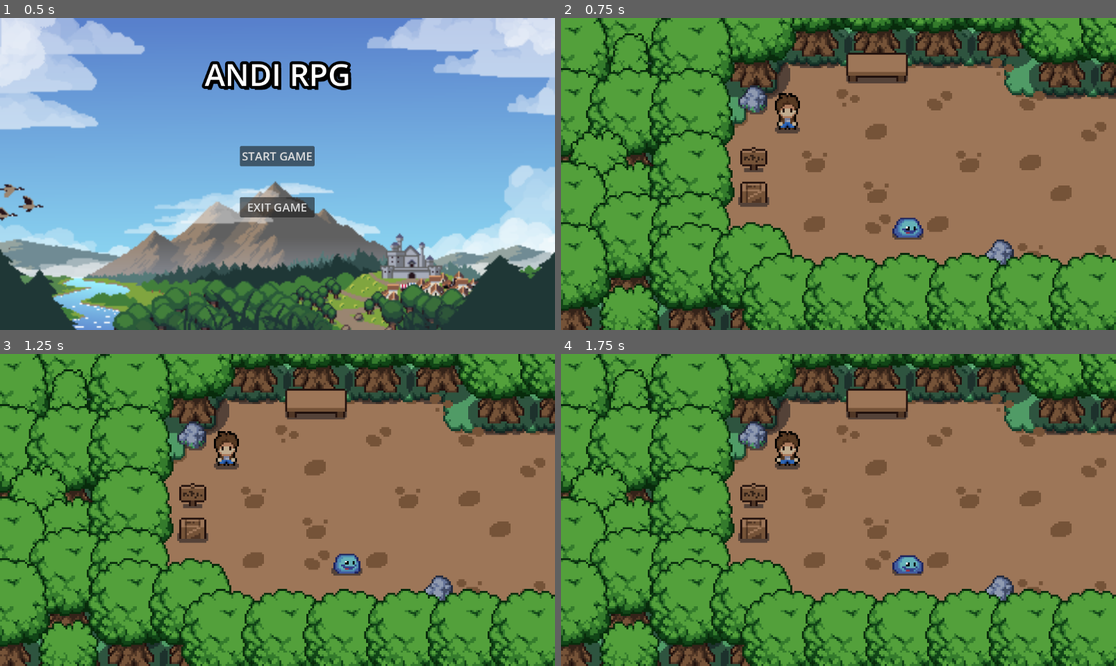
Above: before the commit, frames 1-4 (two rows, left to right).
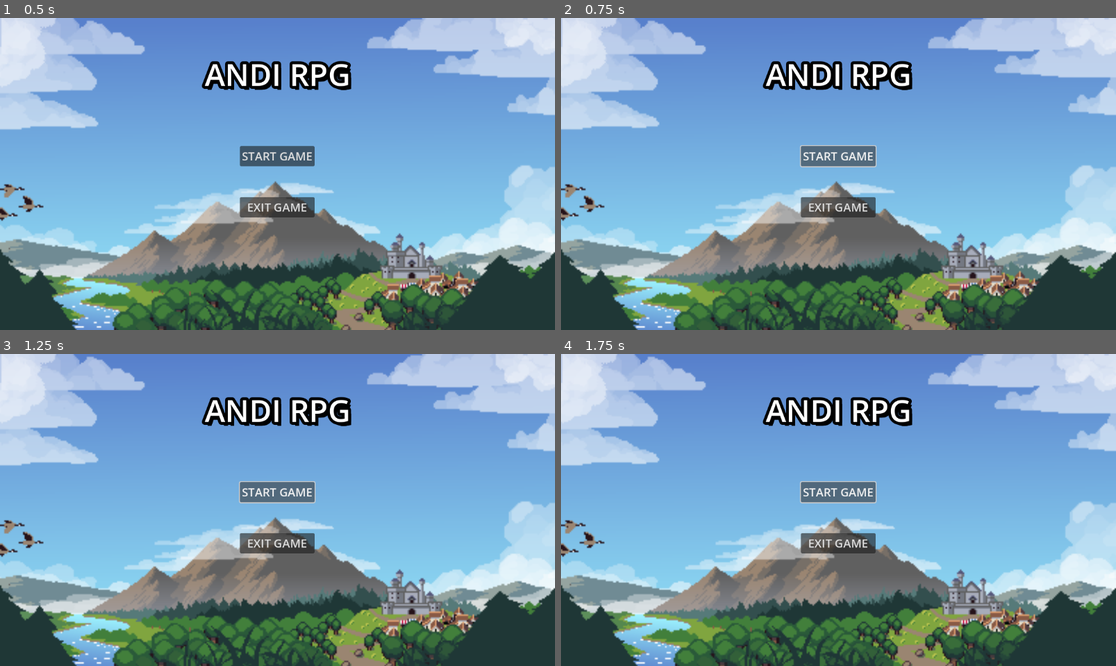
Above: after the commit, the same moments.

Repository: HardCodedCoder/Andi-RPG
Game: Godot game, scene res://mainmenu/main_menu.tscn
The game is run twice, just before and just after one commit, with the same random seed, the same clock (stepped at 60 frames per second) and the same inputs. Sound files missing from this copy of the repository are replaced by a short silence.
Inputs (mouse positions are in pixels of both pictures, inside the frame that each line leads up to):
- Up to frame 1 (0.5 s): no input
- Up to frame 2 (0.75 s): click "START GAME" at 0.5 s
- Up to frame 3 (1.25 s): no input
- Up to frame 4 (1.75 s): click (838, 491) at 1.25 s, where only the run after the commit has a clickable "START GAME"

Frame 1 is identical in both runs. In frame 2, 99% of the frame differs, in the area x 0-100%, y 0-100%; in frame 3, 99%; in frame 4, 99%.

Commit message:
added music and art

Diff:
--- a/mainmenu/main_menu.gd
+++ b/mainmenu/main_menu.gd
@@ -7,14 +7,21 @@
 
 @onready var exit_button = $MarginContainer/HBoxContainer/VBoxContainer/ExitButton as Button
 @onready var start_level = preload("res://scenes/start_scene.tscn") as PackedScene
-
+@onready var title_music = $title_music as AudioStreamPlayer
+@onready var start_game = $start_game as AudioStreamPlayer2D
 
 func _ready():
 	start_button.button_down.connect(on_start_pressed)
 	exit_button.button_down.connect(on_exit_pressed)
 
+	if title_music.stream:
+		title_music.stream.loop = true
+	title_music.play()
 
 func on_start_pressed() -> void:
+	title_music.stop()
+	start_game.play()
+	await start_game.finished
 	get_tree().change_scene_to_packed(start_level)
 
 func on_exit_pressed() -> void:
--- a/mainmenu/main_menu.tscn
+++ b/mainmenu/main_menu.tscn
@@ -1,7 +1,9 @@
-[gd_scene load_steps=5 format=3 uid="uid://2noadbikimiy"]
+[gd_scene load_steps=7 format=3 uid="uid://2noadbikimiy"]
 
 [ext_resource type="Texture2D" uid="uid://dpx0pajpr7e08" path="res://art/backround/menu_backround.png" id="1_tna6q"]
 [ext_resource type="Script" path="res://mainmenu/main_menu.gd" id="1_vpxmv"]
+[ext_resource type="AudioStream" uid="uid://c7tf0qwongs8w" path="res://music/title_music.mp3" id="3_1exie"]
+[ext_resource type="AudioStream" uid="uid://dy8iw1pmdei25" path="res://music/start_game.mp3" id="4_s0sci"]
 
 [sub_resource type="SystemFont" id="SystemFont_kgwl7"]
 font_names = PackedStringArray("Impact")
@@ -88,3 +90,12 @@
 theme_override_fonts/font = SubResource("SystemFont_fxdgq")
 theme_override_font_sizes/font_size = 24
 text = "EXIT GAME"
+
+[node name="title_music" type="AudioStreamPlayer" parent="."]
+stream = ExtResource("3_1exie")
+volume_db = -16.37
+autoplay = true
+
+[node name="start_game" type="AudioStreamPlayer2D" parent="."]
+stream = ExtResource("4_s0sci")
+pitch_scale = 0.61
--- a/project.godot
+++ b/project.godot
@@ -18,6 +18,7 @@
 [autoload]
 
 global="*res://scripts/global.gd"
+BackgroundMusic="*res://scenes/background_music.tscn"
 
 [dotnet]
 
--- /dev/null
+++ b/scenes/background_music.tscn
@@ -0,0 +1,6 @@
+[gd_scene load_steps=2 format=3 uid="uid://cur3hhd3sx1x0"]
+
+[ext_resource type="Script" path="res://scripts/background_music.gd" id="1_xuhml"]
+
+[node name="background_music" type="AudioStreamPlayer"]
+script = ExtResource("1_xuhml")
--- /dev/null
+++ b/scenes/boss.tscn
@@ -0,0 +1,242 @@
+[gd_scene load_steps=32 format=3 uid="uid://cemknln3l43pt"]
+
+[ext_resource type="Texture2D" uid="uid://k6vv0qio7hsg" path="res://art/character/Boss.png" id="1_ogsr7"]
+[ext_resource type="Texture2D" uid="uid://cnq6yqjxdkid0" path="res://art/character/Boss2.png" id="2_t8idv"]
+
+[sub_resource type="AtlasTexture" id="AtlasTexture_hx0qa"]
+atlas = ExtResource("1_ogsr7")
+region = Rect2(288, 700, 144, 175)
+
+[sub_resource type="AtlasTexture" id="AtlasTexture_mbpa2"]
+atlas = ExtResource("1_ogsr7")
+region = Rect2(423, 700, 141, 175)
+
+[sub_resource type="AtlasTexture" id="AtlasTexture_6fiq0"]
+atlas = ExtResource("1_ogsr7")
+region = Rect2(560, 700, 140, 175)
+
+[sub_resource type="AtlasTexture" id="AtlasTexture_885h4"]
+atlas = ExtResource("1_ogsr7")
+region = Rect2(695, 700, 139, 175)
+
+[sub_resource type="AtlasTexture" id="AtlasTexture_p63xt"]
+atlas = ExtResource("2_t8idv")
+region = Rect2(318, 0, 106, 219)
+
+[sub_resource type="AtlasTexture" id="AtlasTexture_rjven"]
+atlas = ExtResource("2_t8idv")
+region = Rect2(444, 0, 111, 175)
+
+[sub_resource type="AtlasTexture" id="AtlasTexture_l0p2l"]
+atlas = ExtResource("2_t8idv")
+region = Rect2(552, 0, 138, 175)
+
+[sub_resource type="AtlasTexture" id="AtlasTexture_0r426"]
+atlas = ExtResource("2_t8idv")
+region = Rect2(690, 0, 138, 175)
+
+[sub_resource type="AtlasTexture" id="AtlasTexture_4ublc"]
+atlas = ExtResource("2_t8idv")
+region = Rect2(298, 525, 149, 175)
+
+[sub_resource type="AtlasTexture" id="AtlasTexture_qkmbe"]
+atlas = ExtResource("2_t8idv")
+region = Rect2(435, 525, 145, 175)
+
+[sub_resource type="AtlasTexture" id="AtlasTexture_tsakv"]
+atlas = ExtResource("2_t8idv")
+region = Rect2(568, 525, 142, 175)
+
+[sub_resource type="AtlasTexture" id="AtlasTexture_d22w2"]
+atlas = ExtResource("2_t8idv")
+region = Rect2(700, 525, 140, 175)
+
+[sub_resource type="AtlasTexture" id="AtlasTexture_itxx1"]
+atlas = ExtResource("2_t8idv")
+region = Rect2(822, 525, 137, 175)
+
+[sub_resource type="AtlasTexture" id="AtlasTexture_bbmbt"]
+atlas = ExtResource("2_t8idv")
+region = Rect2(945, 525, 135, 175)
+
+[sub_resource type="AtlasTexture" id="AtlasTexture_13w8u"]
+atlas = ExtResource("2_t8idv")
+region = Rect2(294, 350, 147, 175)
+
+[sub_resource type="AtlasTexture" id="AtlasTexture_bcfqf"]
+atlas = ExtResource("2_t8idv")
+region = Rect2(432, 350, 144, 175)
+
+[sub_resource type="AtlasTexture" id="AtlasTexture_djlfu"]
+atlas = ExtResource("2_t8idv")
+region = Rect2(564, 350, 141, 175)
+
+[sub_resource type="AtlasTexture" id="AtlasTexture_0ataf"]
+atlas = ExtResource("2_t8idv")
+region = Rect2(705, 350, 141, 175)
+
+[sub_resource type="AtlasTexture" id="AtlasTexture_rh3j0"]
+atlas = ExtResource("1_ogsr7")
+region = Rect2(292, 0, 146, 175)
+
+[sub_resource type="AtlasTexture" id="AtlasTexture_e8acl"]
+atlas = ExtResource("1_ogsr7")
+region = Rect2(429, 0, 143, 175)
+
+[sub_resource type="AtlasTexture" id="AtlasTexture_lpuxy"]
+atlas = ExtResource("1_ogsr7")
+region = Rect2(564, 0, 141, 175)
+
+[sub_resource type="AtlasTexture" id="AtlasTexture_sf082"]
+atlas = ExtResource("1_ogsr7")
+region = Rect2(695, 0, 139, 175)
+
+[sub_resource type="AtlasTexture" id="AtlasTexture_je311"]
+atlas = ExtResource("1_ogsr7")
+region = Rect2(296, 175, 148, 175)
+
+[sub_resource type="AtlasTexture" id="AtlasTexture_7re7w"]
+atlas = ExtResource("1_ogsr7")
+region = Rect2(432, 175, 144, 175)
+
+[sub_resource type="AtlasTexture" id="AtlasTexture_4bxy6"]
+atlas = ExtResource("1_ogsr7")
+region = Rect2(564, 175, 141, 175)
+
+[sub_resource type="AtlasTexture" id="AtlasTexture_nw8b4"]
+atlas = ExtResource("1_ogsr7")
+region = Rect2(695, 175, 139, 175)
+
+[sub_resource type="AtlasTexture" id="AtlasTexture_0a6ar"]
+atlas = ExtResource("1_ogsr7")
+region = Rect2(834, 175, 139, 175)
+
+[sub_resource type="AtlasTexture" id="AtlasTexture_o21bl"]
+atlas = ExtResource("1_ogsr7")
+region = Rect2(966, 175, 138, 175)
+
+[sub_resource type="SpriteFrames" id="SpriteFrames_p7yqk"]
+animations = [{
+"frames": [{
+"duration": 1.0,
+"texture": SubResource("AtlasTexture_hx0qa")
+}, {
+"duration": 1.0,
+"texture": SubResource("AtlasTexture_mbpa2")
+}, {
+"duration": 1.0,
+"texture": SubResource("AtlasTexture_6fiq0")
+}, {
+"duration": 1.0,
+"texture": SubResource("AtlasTexture_885h4")
+}],
+"loop": true,
+"name": &"attack_1",
+"speed": 4.0
+}, {
+"frames": [{
+"duration": 1.0,
+"texture": SubResource("AtlasTexture_p63xt")
+}, {
+"duration": 1.0,
+"texture": SubResource("AtlasTexture_rjven")
+}, {
+"duration": 1.0,
+"texture": SubResource("AtlasTexture_l0p2l")
+}, {
+"duration": 1.0,
+"texture": SubResource("AtlasTexture_0r426")
+}],
+"loop": true,
+"name": &"attack_2",
+"speed": 4.0
+}, {
+"frames": [{
+"duration": 1.0,
+"texture": SubResource("AtlasTexture_4ublc")
+}, {
+"duration": 1.0,
+"texture": SubResource("AtlasTexture_qkmbe")
+}, {
+"duration": 1.0,
+"texture": SubResource("AtlasTexture_tsakv")
+}, {
+"duration": 1.0,
+"texture": SubResource("AtlasTexture_d22w2")
+}, {
+"duration": 1.0,
+"texture": SubResource("AtlasTexture_itxx1")
+}, {
+"duration": 1.0,
+"texture": SubResource("AtlasTexture_bbmbt")
+}],
+"loop": true,
+"name": &"death",
+"speed": 3.0
+}, {
+"frames": [{
+"duration": 1.0,
+"texture": SubResource("AtlasTexture_13w8u")
+}, {
+"duration": 1.0,
+"texture": SubResource("AtlasTexture_bcfqf")
+}, {
+"duration": 1.0,
+"texture": SubResource("AtlasTexture_djlfu")
+}, {
+"duration": 1.0,
+"texture": SubResource("AtlasTexture_0ataf")
+}],
+"loop": true,
+"name": &"hurt",
+"speed": 3.0
+}, {
+"frames": [{
+"duration": 1.0,
+"texture": SubResource("AtlasTexture_rh3j0")
+}, {
+"duration": 1.0,
+"texture": SubResource("AtlasTexture_e8acl")
+}, {
+"duration": 1.0,
+"texture": SubResource("AtlasTexture_lpuxy")
+}, {
+"duration": 1.0,
+"texture": SubResource("AtlasTexture_sf082")
+}],
+"loop": true,
+"name": &"idle",
+"speed": 1.5
+}, {
+"frames": [{
+"duration": 1.0,
+"texture": SubResource("AtlasTexture_je311")
+}, {
+"duration": 1.0,
+"texture": SubResource("AtlasTexture_7re7w")
+}, {
+"duration": 1.0,
+"texture": SubResource("AtlasTexture_4bxy6")
+}, {
+"duration": 1.0,
+"texture": SubResource("AtlasTexture_nw8b4")
+}, {
+"duration": 1.0,
+"texture": SubResource("AtlasTexture_0a6ar")
+}, {
+"duration": 1.0,
+"texture": SubResource("AtlasTexture_o21bl")
+}],
+"loop": true,
+"name": &"walk",
+"speed": 5.0
+}]
+
+[node name="boss" type="CharacterBody2D"]
+
+[node name="AnimatedSprite2D" type="AnimatedSprite2D" parent="."]
+position = Vector2(2.25, 0)
+scale = Vector2(1.04054, 1)
+sprite_frames = SubResource("SpriteFrames_p7yqk")
+animation = &"walk"
+frame_progress = 0.449728
--- a/scenes/enemy.tscn
+++ b/scenes/enemy.tscn
@@ -1,7 +1,8 @@
-[gd_scene load_steps=22 format=3 uid="uid://cvbshecdnqjoa"]
+[gd_scene load_steps=23 format=3 uid="uid://cvbshecdnqjoa"]
 
 [ext_resource type="Script" path="res://scripts/enemy.gd" id="1_bhatq"]
 [ext_resource type="Texture2D" uid="uid://b2kifhdue52ru" path="res://art/character/slime.png" id="1_cr6u8"]
+[ext_resource type="AudioStream" uid="uid://esg1ci5af2pv" path="res://music/slime_death.mp3" id="3_p5eb7"]
 
 [sub_resource type="AtlasTexture" id="AtlasTexture_ee38d"]
 atlas = ExtResource("1_cr6u8")
@@ -142,8 +143,9 @@
 position = Vector2(0, -1)
 scale = Vector2(1, 0.941176)
 sprite_frames = SubResource("SpriteFrames_q2mor")
-animation = &"idle"
-frame_progress = 0.943856
+animation = &"death"
+frame = 3
+frame_progress = 0.962496
 offset = Vector2(0, -4)
 
 [node name="detection_area" type="Area2D" parent="."]
@@ -177,6 +179,9 @@
 scale = Vector2(0.1, 0.1)
 show_percentage = false
 
+[node name="death_sound" type="AudioStreamPlayer2D" parent="."]
+stream = ExtResource("3_p5eb7")
+
 [connection signal="body_entered" from="detection_area" to="." method="_on_detection_area_body_entered"]
 [connection signal="body_exited" from="detection_area" to="." method="_on_detection_area_body_exited"]
 [connection signal="body_entered" from="enemy_hitbox" to="." method="_on_enemy_hitbox_body_entered"]
--- a/scenes/player.tscn
+++ b/scenes/player.tscn
@@ -1,7 +1,9 @@
-[gd_scene load_steps=57 format=3 uid="uid://cil03ohrmiway"]
+[gd_scene load_steps=59 format=3 uid="uid://cil03ohrmiway"]
 
 [ext_resource type="Script" path="res://scripts/player.gd" id="1_p23rk"]
 [ext_resource type="Texture2D" uid="uid://cwl4euhqepiyk" path="res://art/character/player.png" id="2_6xyp5"]
+[ext_resource type="AudioStream" uid="uid://fp6sj40feao3" path="res://music/player_hurt.mp3" id="3_ha3yo"]
+[ext_resource type="AudioStream" uid="uid://2l2ik7i8470q" path="res://music/weapon_swing.mp3" id="3_tg02q"]
 
 [sub_resource type="AtlasTexture" id="AtlasTexture_shffe"]
 atlas = ExtResource("2_6xyp5")
@@ -445,7 +447,6 @@
 [node name="deal_attack_timer" type="Timer" parent="."]
 
 [node name="Startscene_camera" type="Camera2D" parent="."]
-visible = false
 position = Vector2(130, 131)
 zoom = Vector2(4, 4)
 limit_left = 17
@@ -459,7 +460,6 @@
 editor_draw_limits = true
 
 [node name="secondscene_camera" type="Camera2D" parent="."]
-visible = false
 position = Vector2(43, 38)
 zoom = Vector2(4, 4)
 limit_left = 1
@@ -473,7 +473,6 @@
 editor_draw_limits = true
 
 [node name="third_scene_camera" type="Camera2D" parent="."]
-visible = false
 position = Vector2(43, 38)
 zoom = Vector2(4, 4)
 limit_left = 3
@@ -487,7 +486,6 @@
 editor_draw_limits = true
 
 [node name="scene_with_key_camera" type="Camera2D" parent="."]
-visible = false
 position = Vector2(43, 38)
 zoom = Vector2(4, 4)
 limit_left = 4
@@ -514,7 +512,6 @@
 editor_draw_limits = true
 
 [node name="end_two_camera" type="Camera2D" parent="."]
-visible = false
 position = Vector2(131, 62)
 zoom = Vector2(6.5, 5)
 limit_left = 17
@@ -528,7 +525,6 @@
 editor_draw_limits = true
 
 [node name="bossroom_camera" type="Camera2D" parent="."]
-visible = false
 position = Vector2(57, 42)
 zoom = Vector2(4, 3)
 limit_left = 10
@@ -542,7 +538,6 @@
 editor_draw_limits = true
 
 [node name="fourth_scene_camera" type="Camera2D" parent="."]
-visible = false
 position = Vector2(83, 54)
 zoom = Vector2(4, 4)
 limit_left = 8
@@ -568,6 +563,14 @@
 wait_time = 5.0
 autostart = true
 
+[node name="player_hurt" type="AudioStreamPlayer2D" parent="."]
+stream = ExtResource("3_ha3yo")
+volume_db = -6.118
+
+[node name="weapon_sound" type="AudioStreamPlayer2D" parent="."]
+stream = ExtResource("3_tg02q")
+volume_db = -12.0
+
 [connection signal="body_entered" from="player_hitbox" to="." method="_on_player_hitbox_body_entered"]
 [connection signal="body_exited" from="player_hitbox" to="." method="_on_player_hitbox_body_exited"]
 [connection signal="timeout" from="attack_cooldown" to="." method="_on_attack_cooldown_timeout"]
--- /dev/null
+++ b/scripts/background_music.gd
@@ -0,0 +1,15 @@
+extends AudioStreamPlayer
+
+const level_music = preload("res://music/background_music.mp3")
+
+func _play_music(music: AudioStream, volume = -20):
+	if stream == music:
+		return
+
+	stream = music
+	stream.loop = true
+	volume_db = volume
+	play()
+
+func play_music_level():
+	_play_music(level_music)
--- a/scripts/enemy.gd
+++ b/scripts/enemy.gd
@@ -7,6 +7,7 @@
 var health = 100
 var player_inattack_zone = false
 var can_take_damage = true
+@onready var death_sound = $death_sound as AudioStreamPlayer2D
 
 func _physics_process(delta):
 	deal_with_damage()
@@ -54,6 +55,10 @@
 			can_take_damage = false
 			print("slime health: ", health)
 			if health <= 0:
+				$AnimatedSprite2D.play("death")
+				death_sound.play()
+
+				await death_sound.finished
 				self.queue_free()
 
 
--- a/scripts/player.gd
+++ b/scripts/player.gd
@@ -2,7 +2,7 @@
 
 var enemy_inattack_range = false
 var enemy_attack_cooldown = true
-var health = 100
+var health = 300
 var player_alive = true
 
 var attack_ip = false
@@ -103,6 +103,7 @@
 func enemy_attack():
 	if enemy_inattack_range and enemy_attack_cooldown == true:
 		health = health - 20
+		$player_hurt.play()
 		enemy_attack_cooldown = false
 		$attack_cooldown.start()
 		print(health)
@@ -120,16 +121,20 @@
 		if dir == "right":
 			$AnimatedSprite2D.flip_h = false
 			$AnimatedSprite2D.play("side_attack")
+			$weapon_sound.play()
 			$deal_attack_timer.start()
 		if dir == "left":
 			$AnimatedSprite2D.flip_h = true
 			$AnimatedSprite2D.play("side_attack")
+			$weapon_sound.play()
 			$deal_attack_timer.start()
 		if dir == "down":
 			$AnimatedSprite2D.play("front_attack")
+			$weapon_sound.play()
 			$deal_attack_timer.start()
 		if dir == "up":
 			$AnimatedSprite2D.play("back_attack")
+			$weapon_sound.play()
 			$deal_attack_timer.start()
 
 
--- a/scripts/start_scene.gd
+++ b/scripts/start_scene.gd
@@ -8,6 +8,8 @@
 	else:
 		$player.position.x = global.player_exit_second_scene_posx
 		$player.position.y = global.player_exit_second_scene_posy
+
+	BackgroundMusic.play_music_level()
 
 
 # Called every frame. 'delta' is the elapsed time since the previous frame.
Binary file added: art/character/Boss.png
Not shown, added: art/character/Boss.png.import
Binary file added: art/character/Boss2.png
Not shown, added: art/character/Boss2.png.import
Binary file added: art/objects/coin.png
Not shown, added: art/objects/coin.png.import
Binary file added: art/objects/key.png
Not shown, added: art/objects/key.png.import
Not shown, added: music/background_music.mp3.import
Not shown, added: music/collect_sound.mp3.import
Not shown, added: music/player_hurt.mp3.import
Not shown, added: music/slime_death.mp3.import
(and 12 more such lines)
